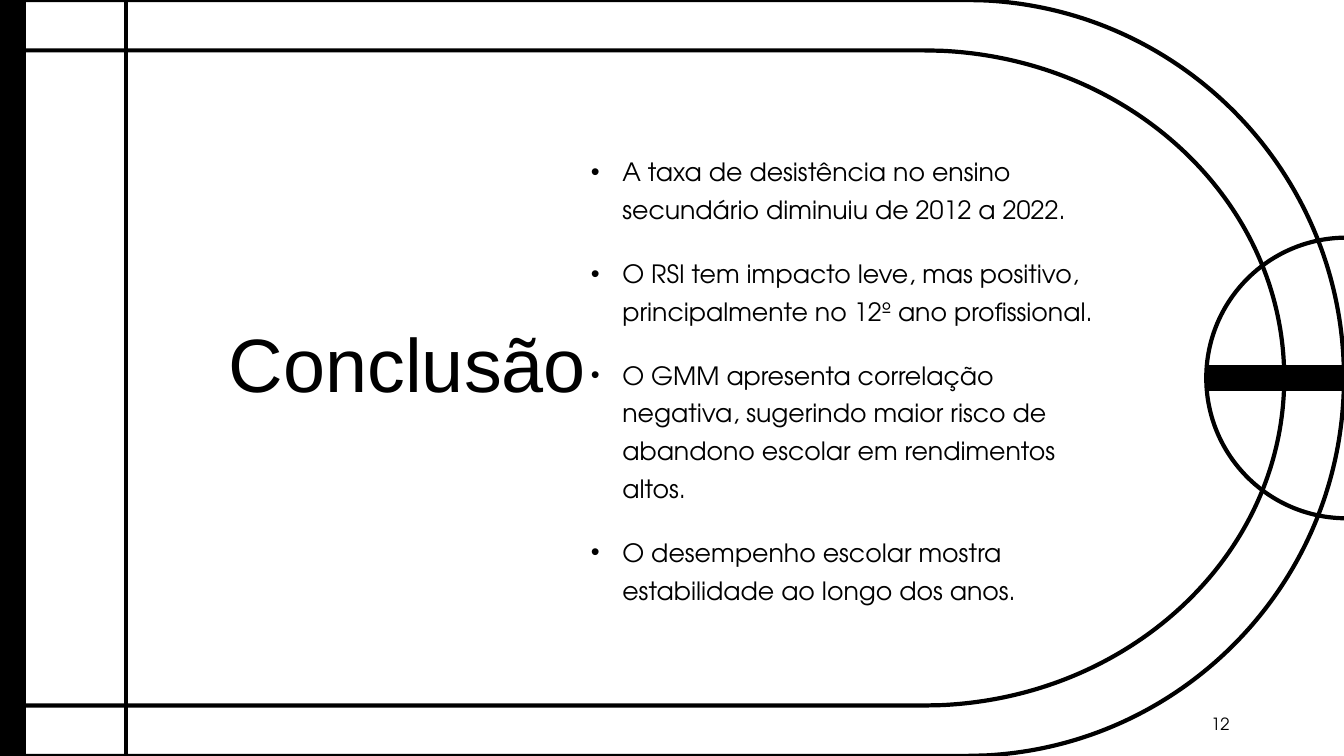
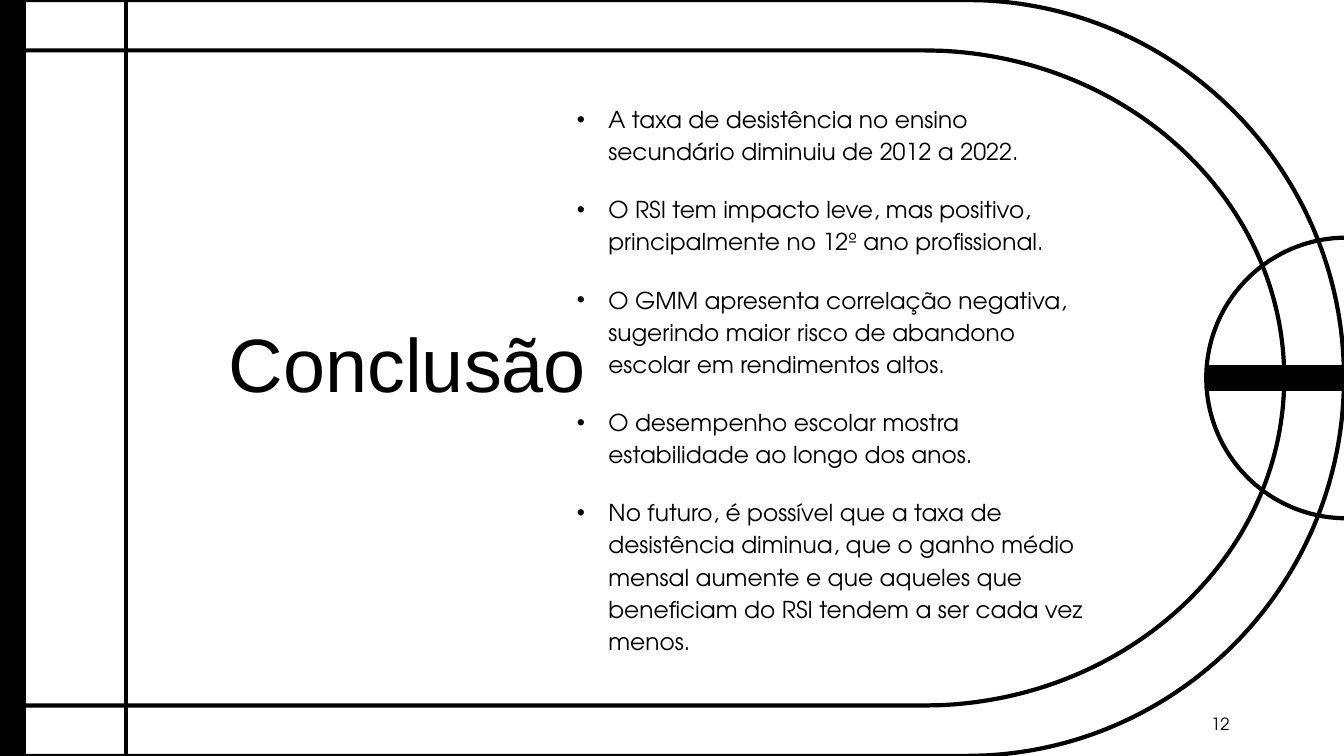
Before and after one commit to adriana1005/elementos, a slide deck: slide 12 of Relatório e apresentação/Apresentação Elementos.pptx. Drawn at 1344x756 pixels with LibreOffice and Linux fonts; fonts in the diff are those of the drawing; background and template pictures are left out. Boxes give left, top, right and bottom in pixels: in the first picture for what was removed or moved away, otherwise in the second. Text is boxed around its words. In the diff, an @@ line names an element or a change of style, - is before the commit and + after.

```diff
--- a/Relatório e apresentação/Apresentação Elementos.pptx
+++ b/Relatório e apresentação/Apresentação Elementos.pptx
@@ text "A taxa de desistência no ...": place and size @@
-text "A taxa de desistência no ..." at bbox=[622, 162, 1092, 606]
+text "A taxa de desistência no ..." at bbox=[608, 110, 1082, 651]
@@ text at bbox=[608, 110, 1066, 468]: size 18 to 16.6 pt in "A taxa de desistência no ensino secundário ...", "O RSI tem impacto leve, mas positivo, ...", "O GMM apresenta correlação negativa, sugerindo maior ...", "O desempenho escolar mostra estabilidade ao longo ..."; line spacing 1.25 to 1.15 @@
@@ text at bbox=[608, 503, 1082, 651]: paragraph added @@
+• No futuro, é possível que a taxa de desistência diminua, que o ganho médio mensal aumente e que aqueles que beneficiam do RSI tendem a ser cada vez menos.
```
